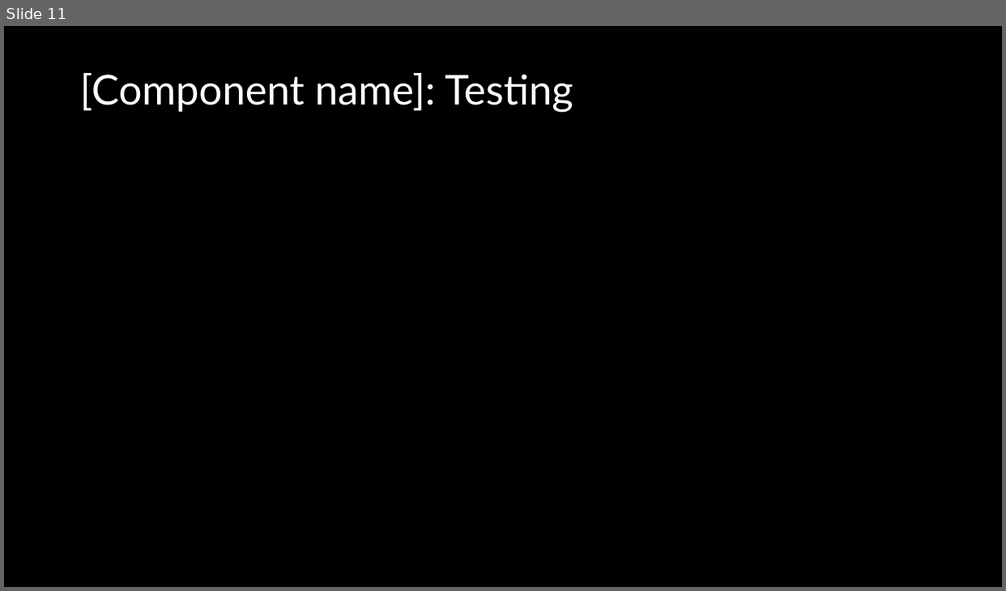
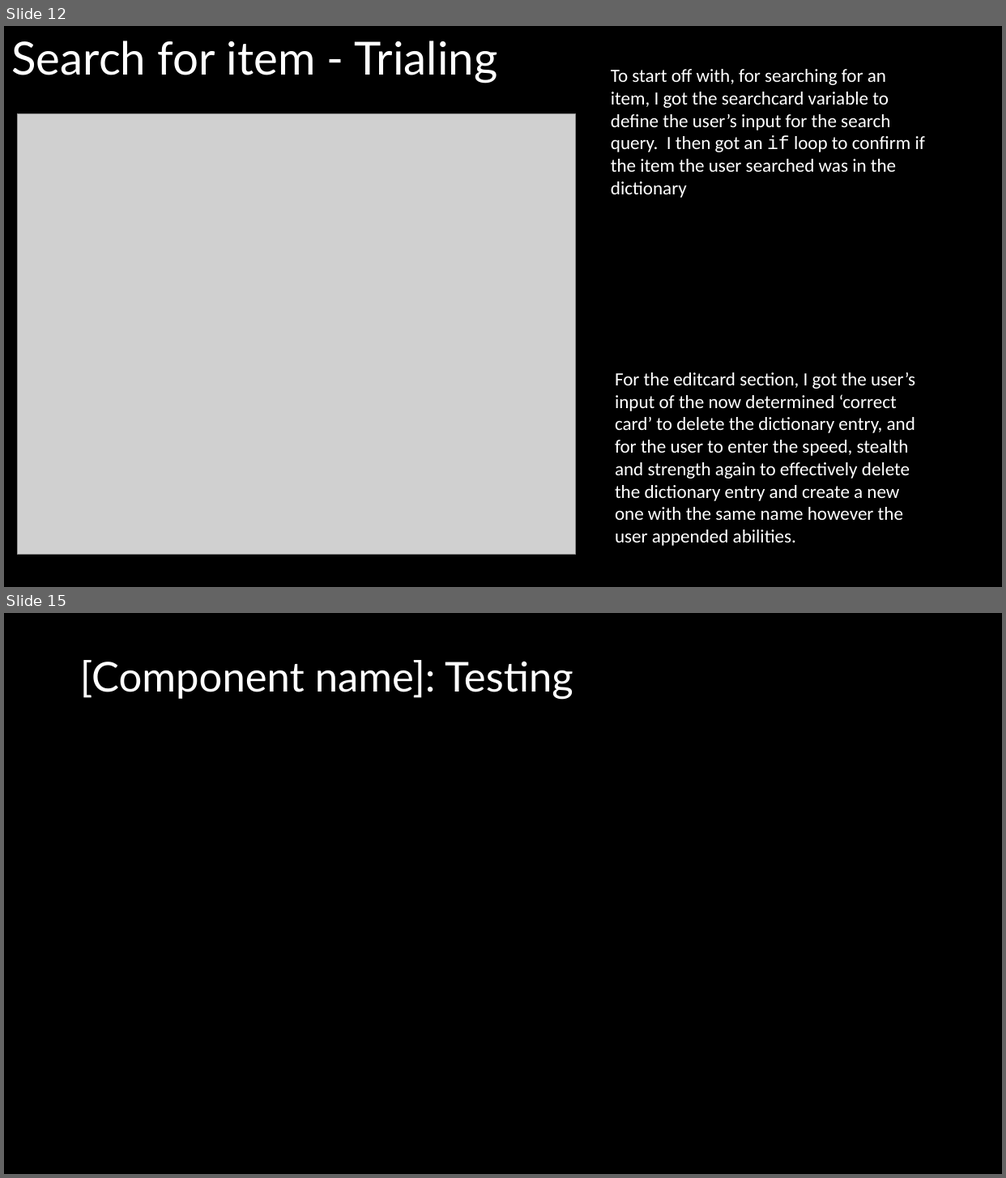
Before and after one commit to Joepapa101/2.7---2.8-Assessment, a slide deck: 2.7 and 2.8 Documentation Template.pptx. Shown one above the other, each under a label of ours: slide 11 before the commit, slides 12 and 15 after it; the slides between them are not shown. The pictures are 1006x591 and 1006x1178 pixels, drawn with LibreOffice and Linux fonts; fonts in the diff are those of the drawing; grey boxes stand for pictures. Boxes give left, top, right and bottom in pixels: in the first picture for what was removed or moved away, otherwise in the second. Text is boxed around its words. In the diff, an @@ line names an element or a change of style, - is before the commit and + after.

```diff
--- a/2.7 and 2.8 Documentation Template.pptx
+++ b/2.7 and 2.8 Documentation Template.pptx
@@ slide 12 added at <box>4,26,1002,587</box>, background #000000 @@
@@ title added at <box>11,41,498,84</box>, 44 pt, text #FFFFFF @@
+Search for item - Trialing
@@ text added at <box>611,69,925,198</box>, 18 pt, text #FFFFFF @@
+To start off with, for searching for an item, I got the searchcard variable to define the user’s input for the search query. I then got an if loop to confirm if the item the user searched was in the dictionary
@@ picture added at <box>18,113,576,555</box> @@
@@ text added at <box>615,373,915,546</box>, 18 pt, text #FFFFFF @@
+For the editcard section, I got the user’s input of the now determined ‘correct card’ to delete the dictionary entry, and for the user to enter the speed, stealth and strength again to effectively delete the dictionary entry and create a new one with the same name however the user appended abilities.
@@ what was slide 11 is now slide 15 @@
```
Also in this commit, not shown: 1 slide changed, 3 other slides added, 1 other file.
